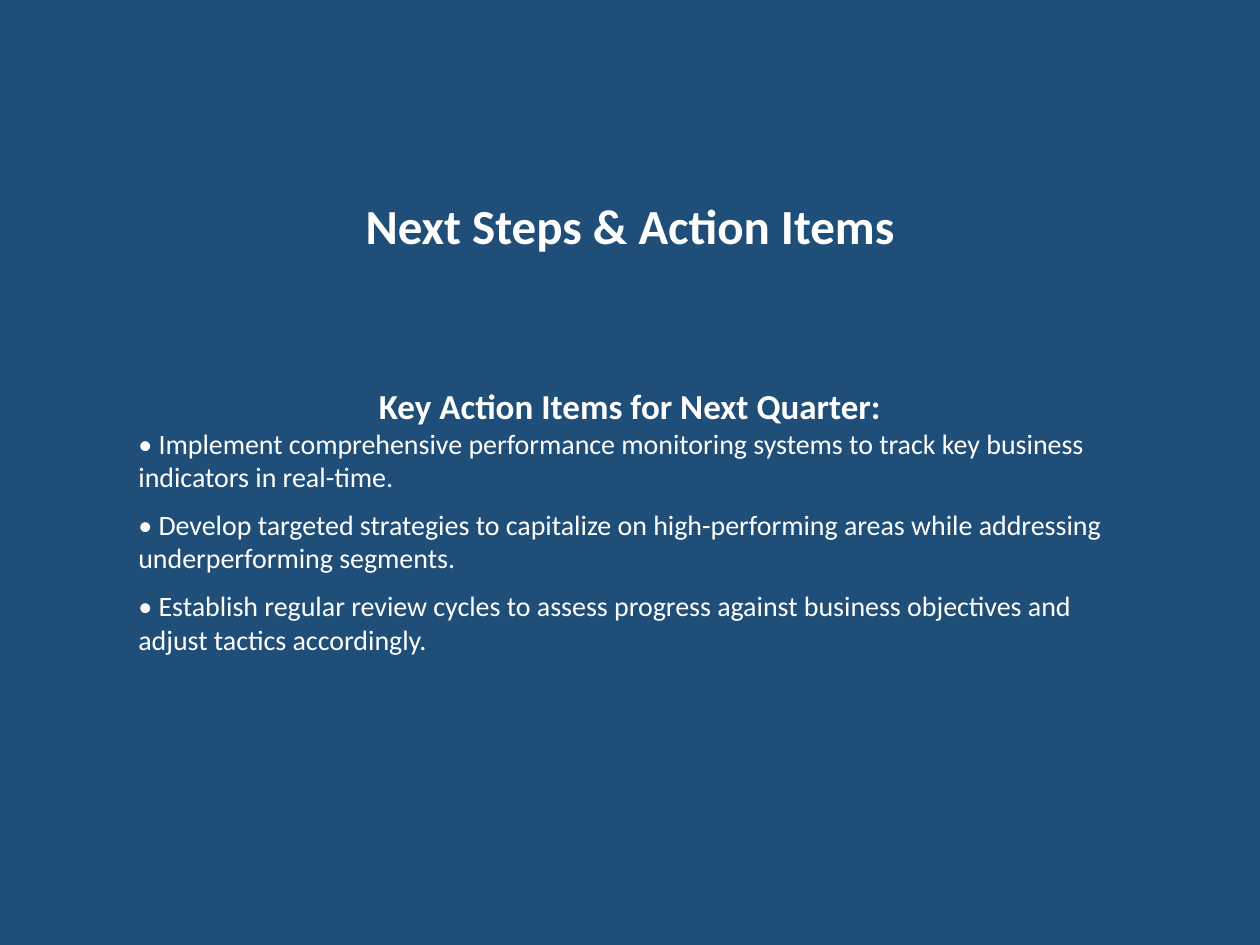
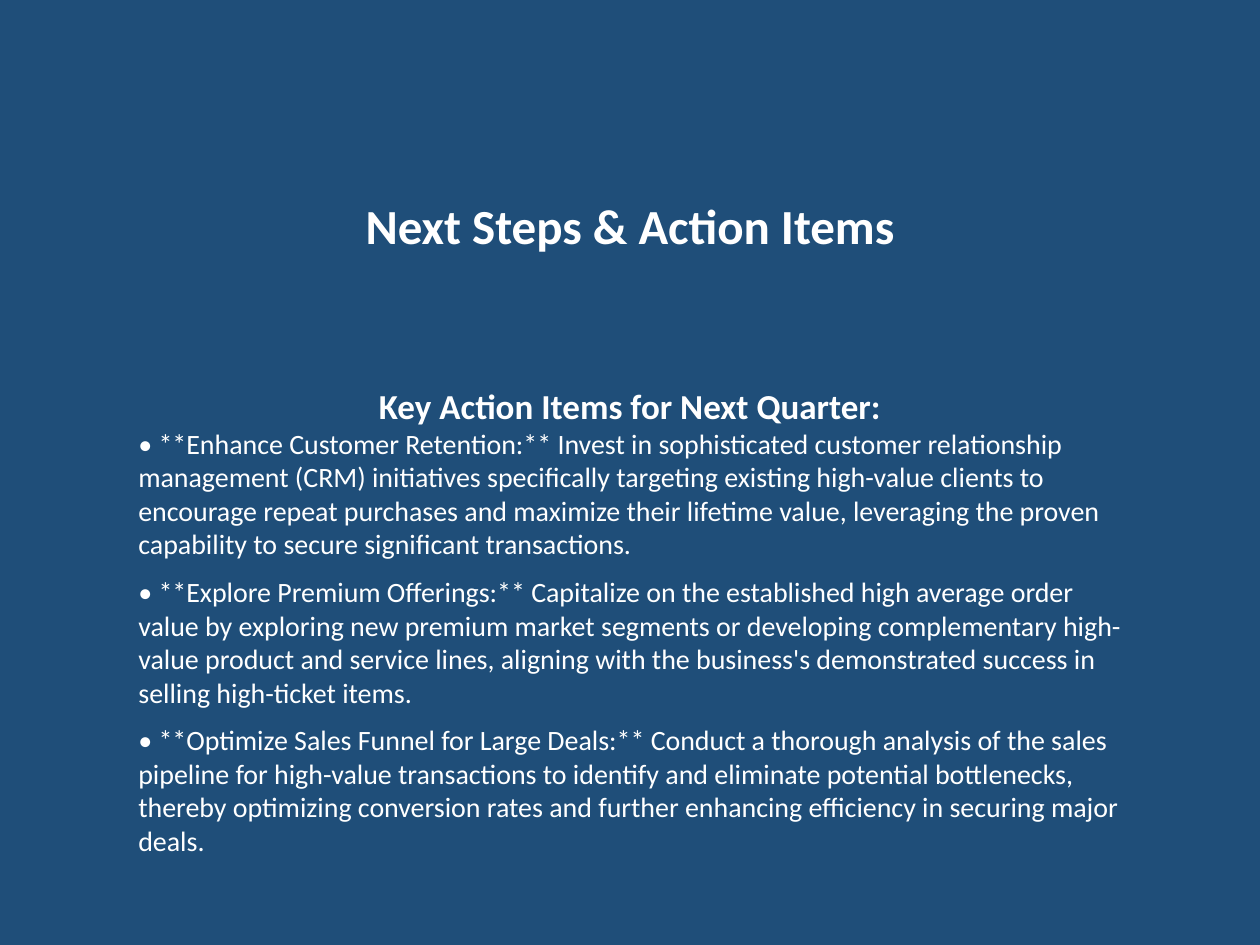
Before and after one commit to Hemanth94780/GTHackathon, a slide deck: slide 8 of output/automated_report.pptx (slide 7 before the commit). Drawn at 1260x945 pixels with LibreOffice and Linux fonts; fonts in the diff are those of the drawing. Boxes give left, top, right and bottom in pixels: in the first picture for what was removed or moved away, otherwise in the second. Text is boxed around its words. In the diff, an @@ line names an element or a change of style, - is before the commit and + after.

Commit message:
ai integrated analysis

```diff
--- a/output/automated_report.pptx
+++ b/output/automated_report.pptx
@@ text at (x1=138, y1=434, x2=1120, y2=822): text changed @@
-• Implement comprehensive performance monitoring systems to track key business indicators in real-time.
-• Develop targeted strategies to capitalize on high-performing areas while addressing underperforming segments.
-• Establish regular review cycles to assess progress against business objectives and adjust tactics accordingly.
+• **Enhance Customer Retention:** Invest in sophisticated customer relationship management (CRM) initiatives specifically targeting existing high-value clients to encourage repeat purchases and maximize their lifetime value, leveraging the proven capability to secure significant transactions.
+• **Explore Premium Offerings:** Capitalize on the established high average order value by exploring new premium market segments or developing complementary high-value product and service lines, aligning with the business's demonstrated success in selling high-ticket items.
+• **Optimize Sales Funnel for Large Deals:** Conduct a thorough analysis of the sales pipeline for high-value transactions to identify and eliminate potential bottlenecks, thereby optimizing conversion rates and further enhancing efficiency in securing major deals.
```
Also in this commit, not shown: 1 other slide changed, 4 slides added, 3 slides removed, 32 other files.
